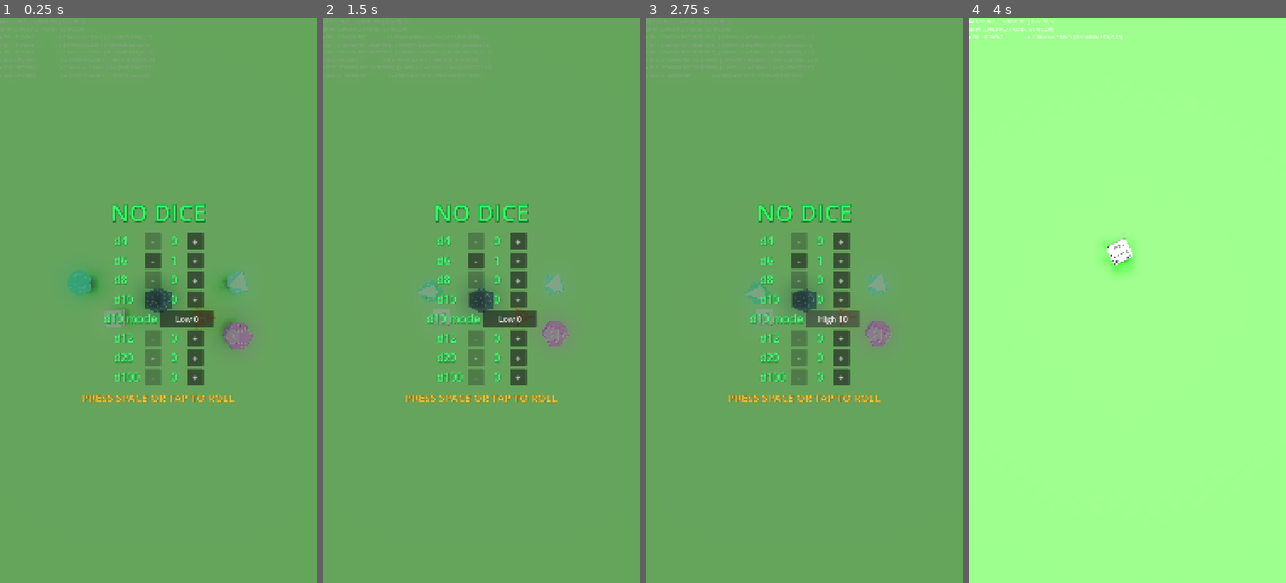
Above: before the commit, frames 1-4 (left to right).
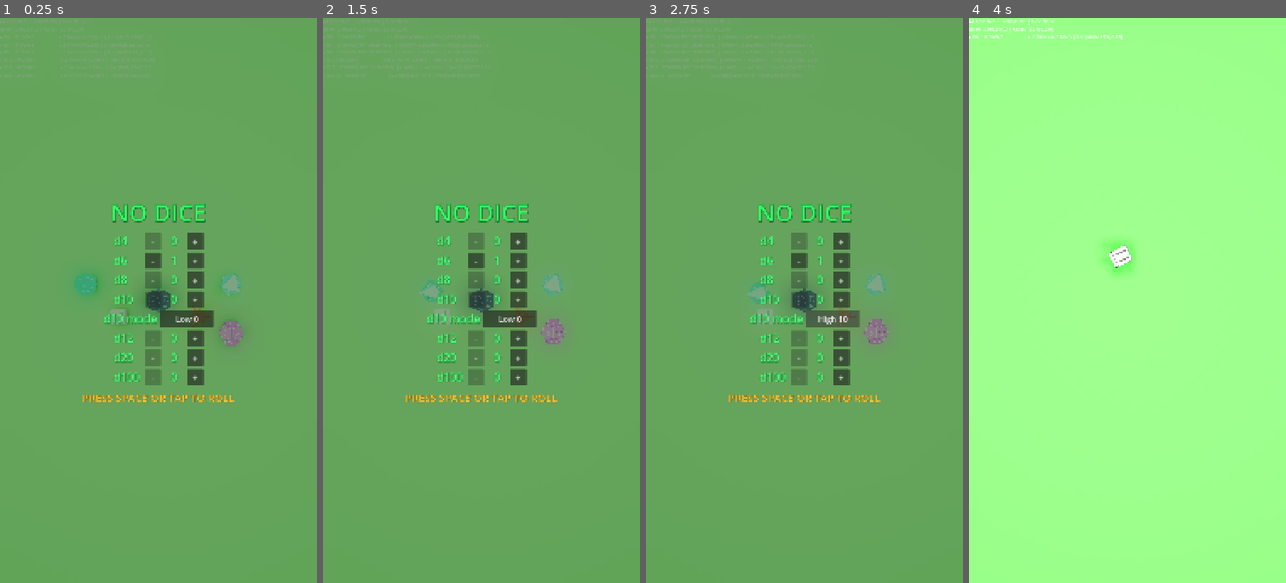
Above: after the commit, the same moments.

Repository: MatthieuLJ/no_dice
Game: Godot game, scene res://die.tscn
Two runs of this game, one before a commit and one after it. Both use one fixed random seed, a clock stepped at 60 frames per second and the inputs below.
Inputs (mouse positions are in pixels of both pictures, inside the frame that each line leads up to):
- Up to frame 1 (0.25 s): no input
- Up to frame 2 (1.5 s): click "+" at 0.5 s; click "-" at 1.25 s
- Up to frame 3 (2.75 s): click "Low 0" at 2 s
- Up to frame 4 (4 s): click "High 10" at 2.75 s; tap Space at 3.5, 3.77 s; move the mouse to (1197, 272) at 3.52 s; hold Right (ui_right) from 3.53 s (still down); tap Enter at 3.6 s; click (1197, 272) at 3.67 s

The runs differ from the first frame. In frame 1, 0.8% of the frame differs, in the area x 21-80%, y 44-59%; in frame 2, 0.3%; in frame 3, 0.3%; in frame 4, 0.2%.

Commit message:
feat(world): Set 10-degree narrow camera FOV, frustum-aligned slanted walls, remove low roof, and scale GravityArea height to 15m

Diff:
--- a/base_die.gd
+++ b/base_die.gd
@@ -77,7 +77,7 @@
 				state.linear_velocity.z = minf(0.0, state.linear_velocity.z)
 
 	# 2. Emergency fallback recovery if die clips far out of arena
-	if local_pos.y < -2.0 or local_pos.length() > 10.0:
+	if local_pos.y < -2.0 or local_pos.length() > 30.0:
 		var reset_transform: Transform3D = state.transform
 		reset_transform.origin = ground.to_global(Vector3(-0.25, 0.5, 0.1))
 		state.transform = reset_transform
--- a/camera.gd
+++ b/camera.gd
@@ -7,10 +7,10 @@
 # tan(π/8) = 1/h = sqrt(2) - 1
 # Therefore h = 1/(sqrt(2) - 1) = sqrt(2) + 1
 
-@export var starting_height: float = sqrt(2) + 1.0
+@export var starting_height: float = 1.0 / tan(deg_to_rad(5.0)) # ~11.43m for 10-degree FOV
 
 func _ready() -> void:
 	keep_aspect = Camera3D.KEEP_WIDTH
-	fov = 45.0
+	fov = 10.0
 	position = Vector3(0.0, starting_height, 0.0)
 	rotation_degrees = Vector3(-90.0, 0.0, 0.0)
--- a/die.tscn
+++ b/die.tscn
@@ -149,10 +149,6 @@
 transform = Transform3D(1, 0, 0, 0, 1, 0, 0, 0, 1, -1.05, 0.4, 0)
 shape = SubResource("BoxShape3D_xbu7s")
 
-[node name="Roof" type="CollisionShape3D" parent="Enclosure/Ground" unique_id=1644655478]
-transform = Transform3D(1, 0, 0, 0, 1, 0, 0, 0, 1, 0, 1, 0)
-shape = SubResource("BoxShape3D_2nkai")
-
 [node name="GravityArea" type="Area3D" parent="Enclosure" unique_id=2130850354]
 gravity_space_override = 3
 
--- a/project.godot
+++ b/project.godot
@@ -18,6 +18,7 @@
 run/main_scene="uid://7y1gcfc1k42k"
 config/features=PackedStringArray("4.7", "Mobile")
 config/icon="res://icon.svg"
+run/flush_stdout_on_print=true
 
 [display]
 
--- a/pyramid_scale.gd
+++ b/pyramid_scale.gd
@@ -53,8 +53,15 @@
 	var base_x = base_inset_factor # 1.0
 	var base_z = aspect_ratio * base_inset_factor # aspect_ratio * 1.0
 
+	# Dynamically query active 3D camera to compute exact height & steep wall geometry
+	var main_cam = get_viewport().get_camera_3d()
+	var current_cam_height = camera_height
+	if main_cam:
+		var half_fov_rad = deg_to_rad(main_cam.fov / 2.0)
+		current_cam_height = 1.0 / tan(half_fov_rad)
+
 	# Apex point directly above camera: (0, apex_y, 0)
-	var apex_y = camera_height + apex_margin_above_camera # ~3.0142m
+	var apex_y = current_cam_height + apex_margin_above_camera # ~12.03m
 	var thickness = 0.1
 
 	# Full slant lengths from floor base (Y=0) to apex (Y=apex_y)
@@ -101,5 +108,13 @@
 	wall_north.scale.x = maxf(2.0, (1.0 / aspect_ratio) * 3.0)
 	wall_south.scale.x = maxf(2.0, (1.0 / aspect_ratio) * 3.0)
 
+	# 3. Scale GravityArea to enclose 100% of 3D room up past camera (Y = 15.0m)
+	var grav_area = get_parent().get_node_or_null("GravityArea") as Area3D
+	if grav_area:
+		var grav_col = grav_area.get_node_or_null("CollisionShape3D") as CollisionShape3D
+		if grav_col:
+			grav_col.position = Vector3(0.0, y_mid, 0.0)
+			grav_col.scale = Vector3((base_x * 4.0), apex_y * 2.0, (base_z * 4.0))
+
 	# Scale floor mesh so green ground fills 100% of camera viewport
 	floor_mesh.scale = Vector3(4.0, 1.0, 4.0 * maxf(1.0, aspect_ratio))
--- a/world_physics.gd
+++ b/world_physics.gd
@@ -346,12 +346,6 @@
 			else:
 				if not is_user_locked:
 					d.can_sleep = true
-
-			if d.position.y > 0.7:
-				d.position.y = 0.7
-				if d.linear_velocity.y > 0.0:
-					d.linear_velocity.y = 0.0
-
 			# Micro-wobble stabilization when die slows near rest
 			var lin_speed = d.linear_velocity.length()
 			var ang_speed = d.angular_velocity.length()
